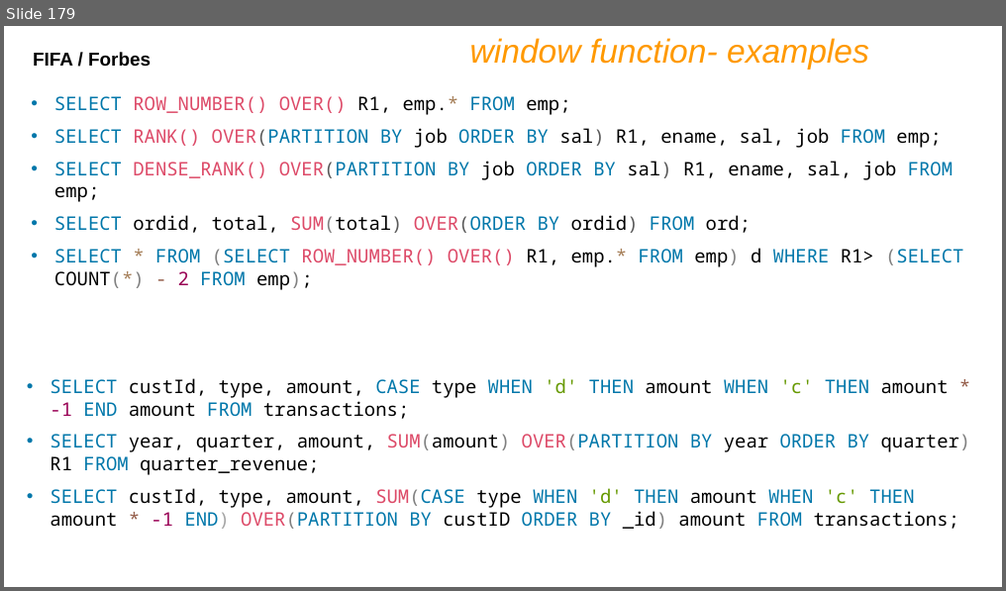
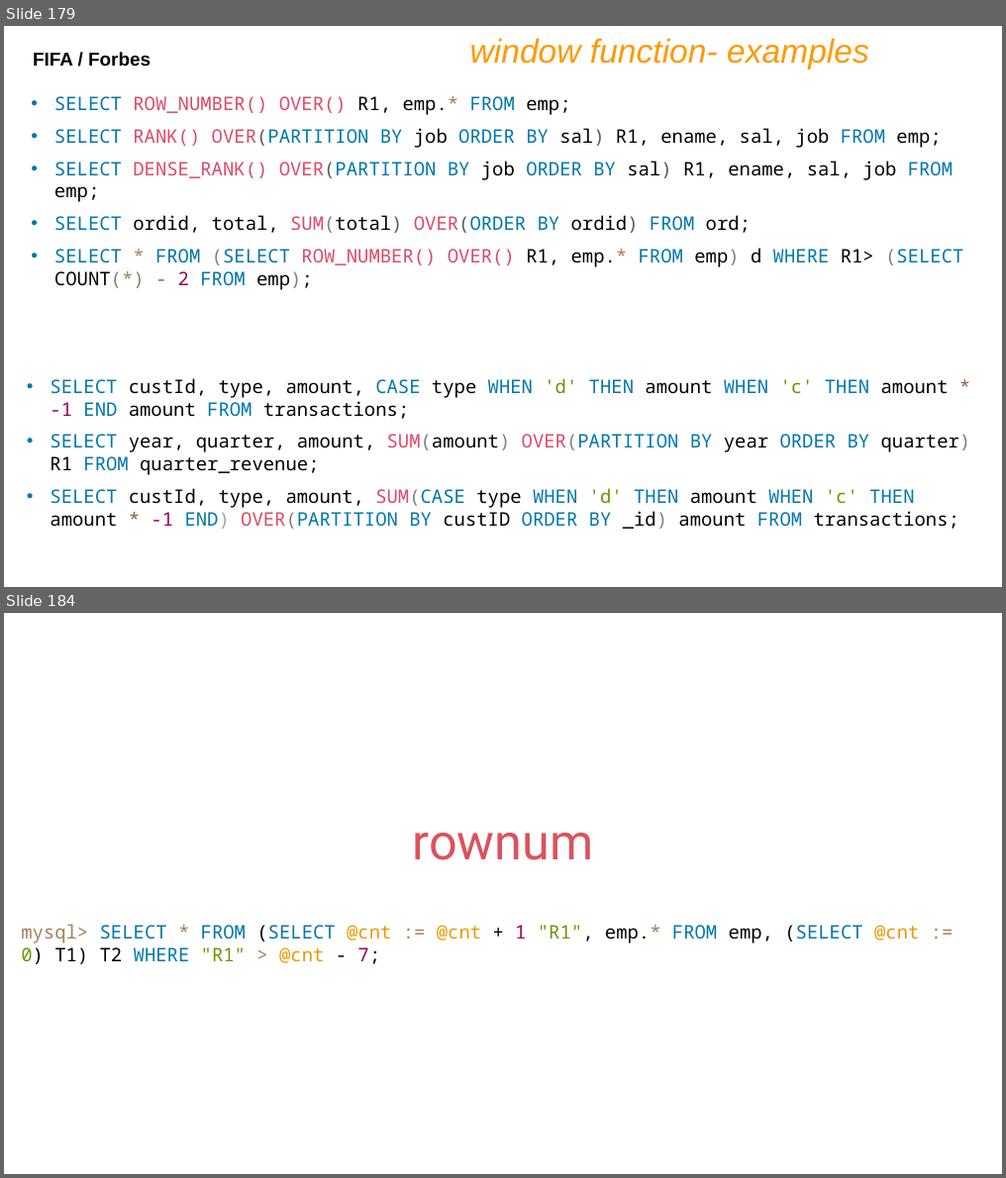
Before and after one commit to shubhamlokhande2147/CDAC-Buddy, a slide deck: DBT/IET MySQL PPT Ver9.pptx. Shown one above the other, each under a label of ours: slide 179 before the commit, slides 179 and 184 after it; the slides between them are not shown. The pictures are 1006x591 and 1006x1178 pixels, drawn with LibreOffice and Linux fonts; fonts in the diff are those of the drawing. Boxes give left, top, right and bottom in pixels: in the first picture for what was removed or moved away, otherwise in the second. Text is boxed around its words. In the diff, an @@ line names an element or a change of style, - is before the commit and + after.

```diff
--- a/DBT/IET MySQL PPT Ver9.pptx
+++ b/DBT/IET MySQL PPT Ver9.pptx
@@ slide 184 added at bbox=[4, 613, 1002, 1174], background #FFFFFF @@
@@ text added at bbox=[412, 833, 593, 861], 48 pt, text #DC525C @@
+rownum
@@ text added at bbox=[21, 924, 919, 964], 18 pt, text #0077AA @@
+mysql> SELECT * FROM (SELECT @cnt := @cnt + 1 "R1", emp.* FROM emp, (SELECT @cnt := 0) T1) T2 WHERE "R1" > @cnt - 7;
```
Also in this commit, not shown: 13 slides changed, 51 other slides added, 1 other file.
